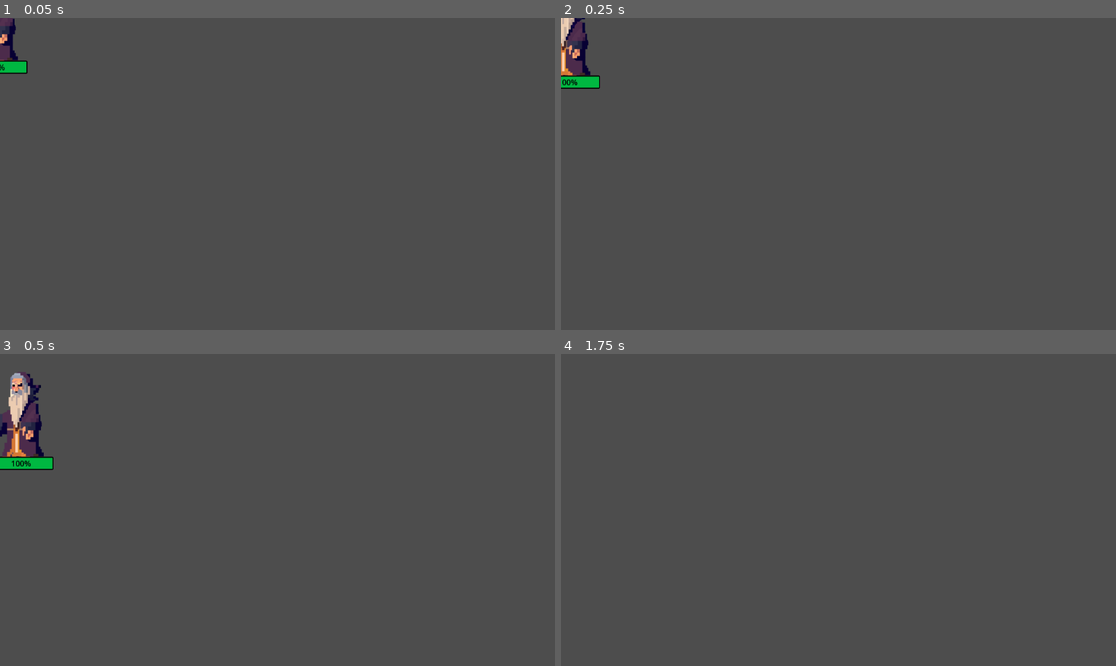
Above: before the commit, frames 1-4 (two rows, left to right).
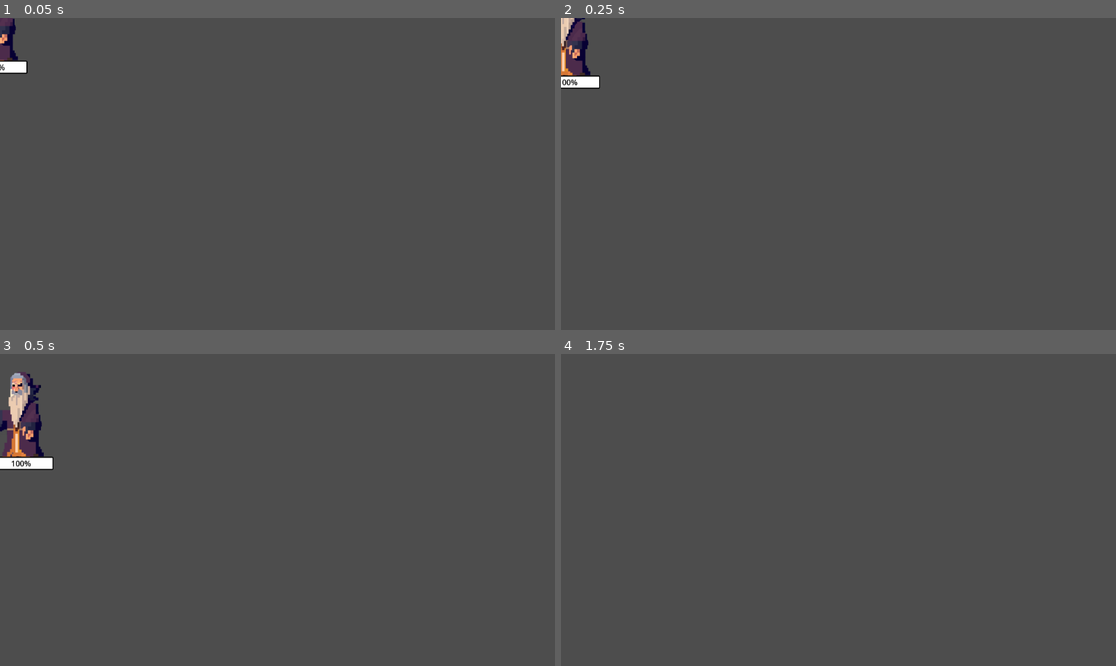
Above: after the commit, the same moments.

Repository: KyattPL/krolestwo-chorona
Game: Godot game, scene res://Scenes/Boss/boss.tscn
The game is run twice, just before and just after one commit, with the same random seed, the same clock (stepped at 60 frames per second) and the same inputs. This scene is started directly instead of the project's main scene.
Inputs (mouse positions are in pixels of both pictures, inside the frame that each line leads up to):
- Up to frame 1 (0.05 s): no input
- Up to frame 2 (0.25 s): no input
- Up to frame 3 (0.5 s): no input
- Up to frame 4 (1.75 s): tap Enter (confirm) at 0.5, 1.35 s; move the mouse to (960, 494) at 0.52 s; hold Right (move_right) from 0.53 s (still down); click (960, 494) at 0.6 s; tap Space (jump) at 0.77, 1.52 s; move the mouse to (727, 525) at 1.27 s; click (727, 525) at 1.55 s

The runs differ from the first frame. In frame 1, 0.2% of the frame differs, in the area x 0-5%, y 13-18%; in frame 2, 0.3%; in frame 3, 0.4%, in the area x 0-10%, y 18-37%; in frame 4, nothing differs.
Error after the commit: Invalid access to property or key 'artifacts' on a base object of type 'null instance'. (res://Scenes/Boss/boss.gd:29)

Commit message:
Added animation and artifact stuff for boss

Diff:
--- a/Scenes/Boss/boss.gd
+++ b/Scenes/Boss/boss.gd
@@ -26,6 +26,7 @@
 	health = maxHealth
 
 func _ready():
+	health -= 50 * get_node("../PlayerRoot/Player").artifacts
 	$HealthUI/Healthbar.set_modulate(Color.from_hsv(100 / 255.0, 1, 0.72))
 
 func _physics_process(delta):
@@ -43,6 +44,8 @@
 	detect_turn_around()
 
 func shoot():
+	$AnimationPlayer.play("shoot")
+	await $AnimationPlayer.animation_finished
 	var playerObj: CharacterBody2D = get_node("../PlayerRoot/Player")
 	var bulletInstance: CharacterBody2D = bulletScene.instantiate()
 	var aimPlayerVec  = Vector2(playerObj.global_position.x - global_position.x, \
--- a/Scenes/Boss/boss.tscn
+++ b/Scenes/Boss/boss.tscn
@@ -112,6 +112,7 @@
 scale = Vector2(0.867188, 1)
 sprite_frames = SubResource("SpriteFrames_r6txl")
 animation = &"shoot"
+frame = 2
 
 [node name="CollisionShape2D" type="CollisionShape2D" parent="."]
 position = Vector2(-17.5, -2)
--- a/Scenes/MiniBoss/miniboss.gd
+++ b/Scenes/MiniBoss/miniboss.gd
@@ -43,6 +43,7 @@
 	detect_turn_around()
 
 func shoot():
+	$AnimationPlayer.play("shoot")
 	var playerObj: CharacterBody2D = get_node("../PlayerRoot/Player")
 	var bulletInstance: CharacterBody2D = bulletScene.instantiate()
 	var aimPlayerVec  = Vector2(playerObj.global_position.x - global_position.x, \
